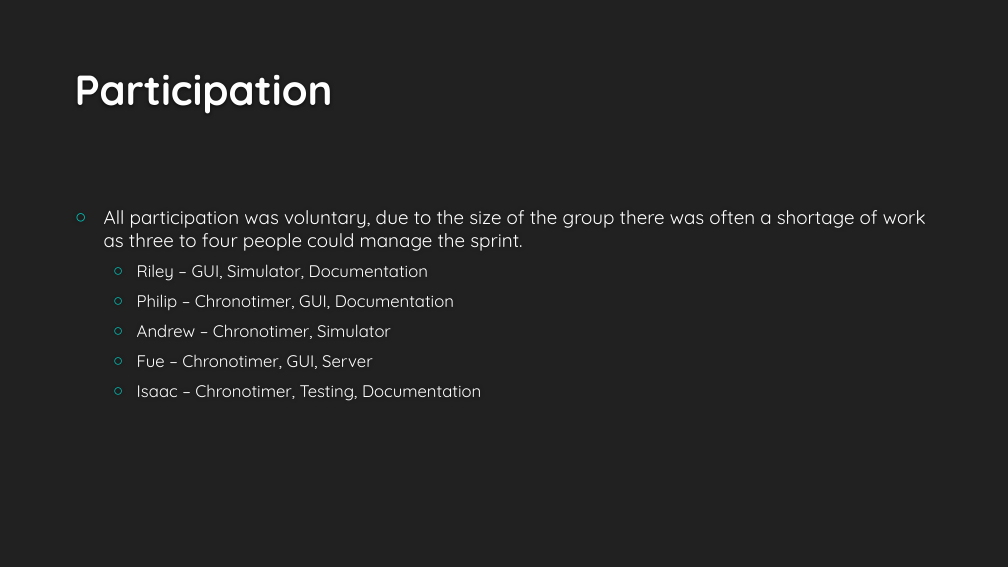
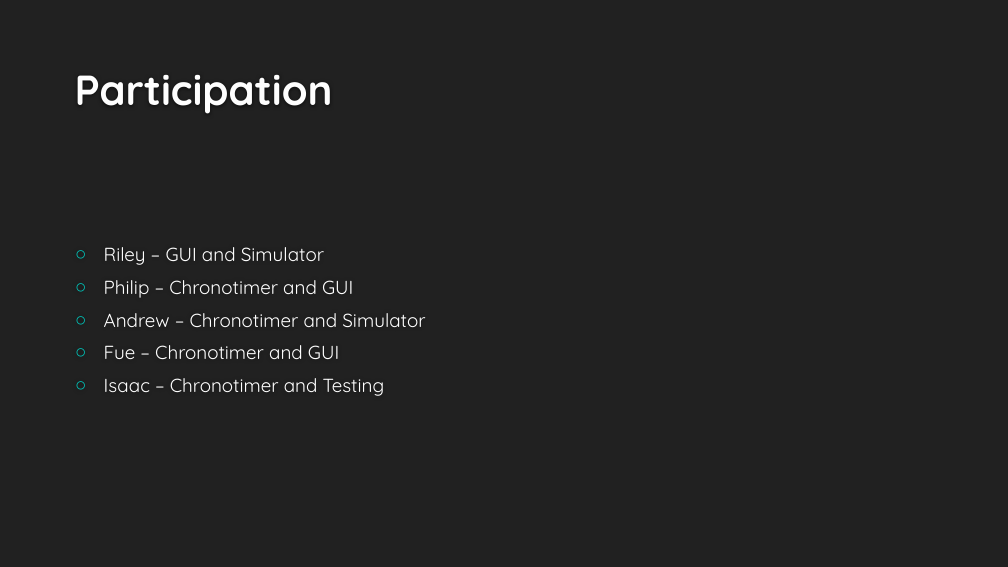
Before and after one commit to Fastwatch/FastWatch361, a slide deck: slide 8 of Artifacts/Presentation/Fastwatch.pptx (slide 7 before the commit). Drawn at 1008x567 pixels with LibreOffice and Linux fonts; fonts in the diff are those of the drawing; background and template pictures are left out. Boxes give left, top, right and bottom in pixels: in the first picture for what was removed or moved away, otherwise in the second. Text is boxed around its words. In the diff, an @@ line names an element or a change of style, - is before the commit and + after.

```diff
--- a/Artifacts/Presentation/Fastwatch.pptx
+++ b/Artifacts/Presentation/Fastwatch.pptx
@@ text at [104,247,425,396]: text changed; size 16 to 18 pt @@
-○ All participation was voluntary, due to the size of the group there was often a shortage of work as three to four people could manage the sprint.
-  ○ Riley – GUI, Simulator, Documentation
-  ○ Philip – Chronotimer, GUI, Documentation
-  ○ Andrew – Chronotimer, Simulator
-  ○ Fue – Chronotimer, GUI, Server
-  ○ Isaac – Chronotimer, Testing, Documentation
+○ Riley – GUI and Simulator
+○ Philip – Chronotimer and GUI
+○ Andrew – Chronotimer and Simulator
+○ Fue – Chronotimer and GUI
+○ Isaac – Chronotimer and Testing
```
Also in this commit, not shown: 2 other slides changed, 4 slides added, 2 slides removed, 4 other files.
